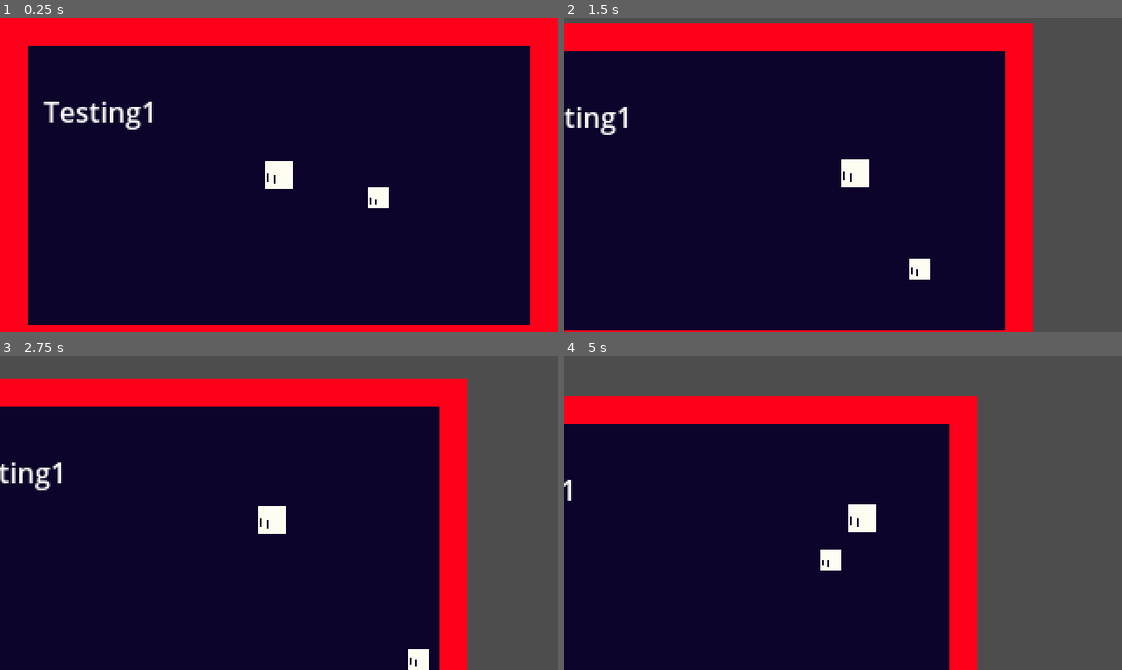
Above: before the commit, frames 1-4 (two rows, left to right).
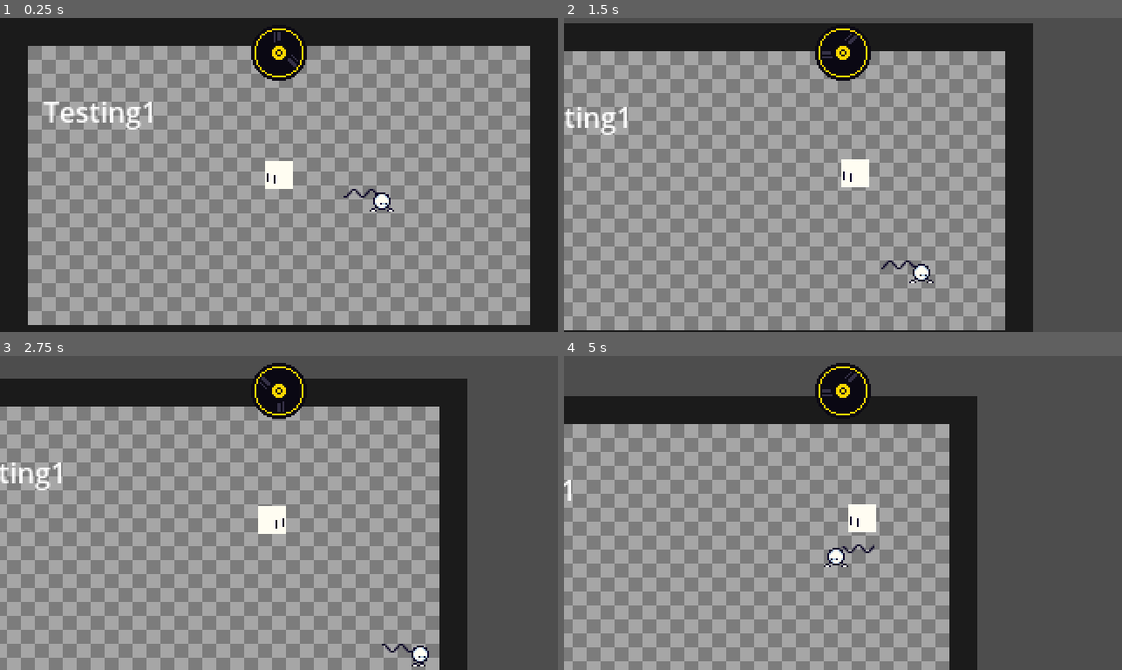
Above: after the commit, the same moments.

Repository: Propdev80/game-off
Game: Godot game, scene res://Scenes/root.tscn
Two runs of this game, one before a commit and one after it. Both use one fixed random seed, a clock stepped at 60 frames per second and the inputs below.
Inputs (mouse positions are in pixels of both pictures, inside the frame that each line leads up to):
- Up to frame 1 (0.25 s): no input
- Up to frame 2 (1.5 s): move the mouse to (965, 159) at 0.52 s; hold D (kRight) from 0.53 s (still down); tap W (kUp) at 0.77 s; move the mouse to (731, 190) at 1.27 s
- Up to frame 3 (2.75 s): tap W (kUp) at 1.52 s; move the mouse to (334, 443) at 2.02 s; release D (kRight) at 2.03 s; hold A (kLeft) from 2.03 s (still down)
- Up to frame 4 (5 s): move the mouse to (815, 575) at 2.77 s; release A (kLeft) at 2.78 s; hold D (kRight) 2.78-4.28 s; tap W (kUp) at 3.02, 3.77, 4.52 s; move the mouse to (1010, 560) at 3.52 s; tap F11 (full) at 4.15 s; move the mouse to (675, 465) at 4.27 s; hold A (kLeft) from 4.28 s (still down)

The runs differ from the first frame. In frame 1, 98% of the frame differs, in the area x 0-100%, y 0-100%; in frame 2, 81%; in frame 3, 77%; in frame 4, 65%.

Commit message:
Added sineling and beat manager
+ song

Diff:
--- /dev/null
+++ b/Scenes/beat_manager.tscn
@@ -0,0 +1,17 @@
+[gd_scene load_steps=3 format=3 uid="uid://lwxdhxqgnopb"]
+
+[ext_resource type="Script" uid="uid://l44pram5iyje" path="res://Scripts/beat_manager.gd" id="1_s7hx8"]
+[ext_resource type="AudioStream" uid="uid://ifbii6rrxcsb" path="res://Assets/holdersong.wav" id="2_e85sf"]
+
+[node name="BeatManager" type="Node2D"]
+script = ExtResource("1_s7hx8")
+
+[node name="AudioStreamPlayer2D" type="AudioStreamPlayer2D" parent="."]
+stream = ExtResource("2_e85sf")
+autoplay = true
+
+[node name="Timer" type="Timer" parent="."]
+wait_time = 1.6999999999999995
+autostart = true
+
+[connection signal="timeout" from="Timer" to="." method="_on_timer_timeout"]
--- a/Scenes/root.tscn
+++ b/Scenes/root.tscn
@@ -6,13 +6,13 @@
 [ext_resource type="PackedScene" uid="uid://dguxm65hcsxgj" path="res://Scenes/sineling.tscn" id="4_c3mwy"]
 [ext_resource type="PackedScene" uid="uid://xfjvqfb1l653" path="res://Scenes/camera.tscn" id="5_ckhy6"]
 [ext_resource type="Script" uid="uid://s7dxptt50y6a" path="res://Scripts/camera.gd" id="6_dun2r"]
+[ext_resource type="PackedScene" uid="uid://c5ok7ou0prih1" path="res://Scenes/ui.tscn" id="7_dun2r"]
 
 [node name="Root" type="Node2D" node_paths=PackedStringArray("currentRoom")]
 script = ExtResource("1_vnucn")
 currentRoom = NodePath("TestingZone")
 
 [node name="TestingZone" parent="." instance=ExtResource("2_8pvmw")]
-CameraMode = "Player"
 
 [node name="Sineling" parent="." instance=ExtResource("4_c3mwy")]
 position = Vector2(210, 96)
@@ -27,3 +27,5 @@
 script = ExtResource("6_dun2r")
 r = NodePath("..")
 p = NodePath("../Player")
+
+[node name="UI" parent="." instance=ExtResource("7_dun2r")]
--- a/Scenes/sineling.tscn
+++ b/Scenes/sineling.tscn
@@ -1,18 +1,170 @@
-[gd_scene load_steps=4 format=3 uid="uid://dguxm65hcsxgj"]
+[gd_scene load_steps=25 format=3 uid="uid://dguxm65hcsxgj"]
 
-[ext_resource type="Texture2D" uid="uid://d2fkuf3yg8272" path="res://Assets/Sprites/player.png" id="1_j420r"]
 [ext_resource type="Script" uid="uid://bejexgkg5ugwr" path="res://Scripts/sineling.gd" id="1_tmsrk"]
+[ext_resource type="Texture2D" uid="uid://b2injsysuvyuk" path="res://Assets/Sprites/sineling.png" id="2_tmsrk"]
+
+[sub_resource type="AtlasTexture" id="AtlasTexture_vmays"]
+atlas = ExtResource("2_tmsrk")
+region = Rect2(0, 0, 32, 16)
+
+[sub_resource type="AtlasTexture" id="AtlasTexture_qyob0"]
+atlas = ExtResource("2_tmsrk")
+region = Rect2(32, 0, 32, 16)
+
+[sub_resource type="AtlasTexture" id="AtlasTexture_su3rx"]
+atlas = ExtResource("2_tmsrk")
+region = Rect2(64, 0, 32, 16)
+
+[sub_resource type="AtlasTexture" id="AtlasTexture_wnnpq"]
+atlas = ExtResource("2_tmsrk")
+region = Rect2(96, 0, 32, 16)
+
+[sub_resource type="AtlasTexture" id="AtlasTexture_1r8qa"]
+atlas = ExtResource("2_tmsrk")
+region = Rect2(128, 0, 32, 16)
+
+[sub_resource type="AtlasTexture" id="AtlasTexture_iuvl2"]
+atlas = ExtResource("2_tmsrk")
+region = Rect2(160, 0, 32, 16)
+
+[sub_resource type="AtlasTexture" id="AtlasTexture_e7yo1"]
+atlas = ExtResource("2_tmsrk")
+region = Rect2(192, 0, 32, 16)
+
+[sub_resource type="AtlasTexture" id="AtlasTexture_k1vec"]
+atlas = ExtResource("2_tmsrk")
+region = Rect2(224, 0, 32, 16)
+
+[sub_resource type="AtlasTexture" id="AtlasTexture_2hiia"]
+atlas = ExtResource("2_tmsrk")
+region = Rect2(256, 0, 32, 16)
+
+[sub_resource type="AtlasTexture" id="AtlasTexture_dotv7"]
+atlas = ExtResource("2_tmsrk")
+region = Rect2(288, 0, 32, 16)
+
+[sub_resource type="AtlasTexture" id="AtlasTexture_2kswt"]
+atlas = ExtResource("2_tmsrk")
+region = Rect2(320, 0, 32, 16)
+
+[sub_resource type="AtlasTexture" id="AtlasTexture_hmfd8"]
+atlas = ExtResource("2_tmsrk")
+region = Rect2(352, 0, 32, 16)
+
+[sub_resource type="AtlasTexture" id="AtlasTexture_cnx8r"]
+atlas = ExtResource("2_tmsrk")
+region = Rect2(384, 0, 32, 16)
+
+[sub_resource type="AtlasTexture" id="AtlasTexture_jqjnk"]
+atlas = ExtResource("2_tmsrk")
+region = Rect2(416, 0, 32, 16)
+
+[sub_resource type="AtlasTexture" id="AtlasTexture_o0ddj"]
+atlas = ExtResource("2_tmsrk")
+region = Rect2(448, 0, 32, 16)
+
+[sub_resource type="AtlasTexture" id="AtlasTexture_oy6ut"]
+atlas = ExtResource("2_tmsrk")
+region = Rect2(480, 0, 32, 16)
+
+[sub_resource type="AtlasTexture" id="AtlasTexture_nv3jm"]
+atlas = ExtResource("2_tmsrk")
+region = Rect2(512, 0, 32, 16)
+
+[sub_resource type="AtlasTexture" id="AtlasTexture_ij5xx"]
+atlas = ExtResource("2_tmsrk")
+region = Rect2(544, 0, 32, 16)
+
+[sub_resource type="AtlasTexture" id="AtlasTexture_ykgdx"]
+atlas = ExtResource("2_tmsrk")
+region = Rect2(576, 0, 32, 16)
+
+[sub_resource type="AtlasTexture" id="AtlasTexture_8358o"]
+atlas = ExtResource("2_tmsrk")
+region = Rect2(608, 0, 32, 16)
+
+[sub_resource type="SpriteFrames" id="SpriteFrames_wqqau"]
+animations = [{
+"frames": [{
+"duration": 1.0,
+"texture": SubResource("AtlasTexture_vmays")
+}, {
+"duration": 1.0,
+"texture": SubResource("AtlasTexture_qyob0")
+}, {
+"duration": 1.0,
+"texture": SubResource("AtlasTexture_su3rx")
+}, {
+"duration": 1.0,
+"texture": SubResource("AtlasTexture_wnnpq")
+}, {
+"duration": 1.0,
+"texture": SubResource("AtlasTexture_1r8qa")
+}, {
+"duration": 1.0,
+"texture": SubResource("AtlasTexture_iuvl2")
+}, {
+"duration": 1.0,
+"texture": SubResource("AtlasTexture_e7yo1")
+}, {
+"duration": 1.0,
+"texture": SubResource("AtlasTexture_k1vec")
+}, {
+"duration": 1.0,
+"texture": SubResource("AtlasTexture_2hiia")
+}, {
+"duration": 1.0,
+"texture": SubResource("AtlasTexture_dotv7")
+}, {
+"duration": 1.0,
+"texture": SubResource("AtlasTexture_2kswt")
+}, {
+"duration": 1.0,
+"texture": SubResource("AtlasTexture_hmfd8")
+}, {
+"duration": 1.0,
+"texture": SubResource("AtlasTexture_cnx8r")
+}, {
+"duration": 1.0,
+"texture": SubResource("AtlasTexture_jqjnk")
+}, {
+"duration": 1.0,
+"texture": SubResource("AtlasTexture_o0ddj")
+}, {
+"duration": 1.0,
+"texture": SubResource("AtlasTexture_oy6ut")
+}, {
+"duration": 1.0,
+"texture": SubResource("AtlasTexture_nv3jm")
+}, {
+"duration": 1.0,
+"texture": SubResource("AtlasTexture_ij5xx")
+}, {
+"duration": 1.0,
+"texture": SubResource("AtlasTexture_ykgdx")
+}, {
+"duration": 1.0,
+"texture": SubResource("AtlasTexture_8358o")
+}],
+"loop": true,
+"name": &"default",
+"speed": 10.0
+}]
 
 [sub_resource type="RectangleShape2D" id="RectangleShape2D_j420r"]
-size = Vector2(12, 12)
+size = Vector2(10, 14)
 
 [node name="Sineling" type="CharacterBody2D"]
 z_index = 10
 script = ExtResource("1_tmsrk")
 
-[node name="Player" type="Sprite2D" parent="."]
-scale = Vector2(0.75, 0.75)
-texture = ExtResource("1_j420r")
+[node name="Sprites" type="AnimatedSprite2D" parent="."]
+position = Vector2(7, 0)
+sprite_frames = SubResource("SpriteFrames_wqqau")
+autoplay = "default"
+frame = 6
+frame_progress = 0.6501122
 
 [node name="CollisionShape2D" type="CollisionShape2D" parent="."]
+position = Vector2(-1, 1)
 shape = SubResource("RectangleShape2D_j420r")
--- /dev/null
+++ b/Scenes/ui.tscn
@@ -0,0 +1,58 @@
+[gd_scene load_steps=6 format=3 uid="uid://c5ok7ou0prih1"]
+
+[ext_resource type="Texture2D" uid="uid://5b0wsvnyfi3o" path="res://Assets/Sprites/disc.png" id="1_jxero"]
+[ext_resource type="Script" uid="uid://ck4p6gw4cmf7m" path="res://Scripts/ui.gd" id="1_qdvrb"]
+
+[sub_resource type="Animation" id="Animation_nf4gj"]
+resource_name = "idle"
+length = 1.7
+loop_mode = 1
+tracks/0/type = "value"
+tracks/0/imported = false
+tracks/0/enabled = true
+tracks/0/path = NodePath("Sprite2D:rotation")
+tracks/0/interp = 1
+tracks/0/loop_wrap = true
+tracks/0/keys = {
+"times": PackedFloat32Array(0, 0.425, 0.85, 1.275, 1.7),
+"transitions": PackedFloat32Array(1000000, 1000000, 1000000, 1000000, 1000000),
+"update": 0,
+"values": [0.0, 1.5707963267948966, 3.141592653589793, 4.71238898038469, 6.283185307179586]
+}
+
+[sub_resource type="Animation" id="Animation_2246s"]
+length = 0.001
+tracks/0/type = "value"
+tracks/0/imported = false
+tracks/0/enabled = true
+tracks/0/path = NodePath("Sprite2D:rotation")
+tracks/0/interp = 1
+tracks/0/loop_wrap = true
+tracks/0/keys = {
+"times": PackedFloat32Array(0),
+"transitions": PackedFloat32Array(1),
+"update": 0,
+"values": [0.0]
+}
+
+[sub_resource type="AnimationLibrary" id="AnimationLibrary_q7pk6"]
+_data = {
+&"RESET": SubResource("Animation_2246s"),
+&"idle": SubResource("Animation_nf4gj")
+}
+
+[node name="UI" type="Node2D"]
+script = ExtResource("1_qdvrb")
+
+[node name="CanvasLayer" type="CanvasLayer" parent="."]
+layer = 5
+
+[node name="Sprite2D" type="Sprite2D" parent="CanvasLayer"]
+position = Vector2(160, 20)
+texture = ExtResource("1_jxero")
+
+[node name="AnimationPlayer" type="AnimationPlayer" parent="CanvasLayer"]
+libraries = {
+&"": SubResource("AnimationLibrary_q7pk6")
+}
+autoplay = "idle"
--- a/Scripts/Global.gd
+++ b/Scripts/Global.gd
@@ -7,8 +7,8 @@
 func _process(_delta: float) -> void:
 	# Set Fullscreen
 	if Input.is_action_just_pressed("full"):
+		if DisplayServer.window_get_mode() != DisplayServer.WINDOW_MODE_FULLSCREEN:
+			DisplayServer.window_set_mode(DisplayServer.WINDOW_MODE_FULLSCREEN)
+			return
 		if DisplayServer.window_get_mode() == DisplayServer.WINDOW_MODE_FULLSCREEN:
 			DisplayServer.window_set_mode(DisplayServer.WINDOW_MODE_WINDOWED)
-			return
-		if DisplayServer.window_get_mode() == DisplayServer.WINDOW_MODE_WINDOWED:
-			DisplayServer.window_set_mode(DisplayServer.WINDOW_MODE_FULLSCREEN)
--- /dev/null
+++ b/Scripts/beat_manager.gd
@@ -0,0 +1,11 @@
+extends Node2D
+
+# Signals
+
+signal beat
+
+# Functions
+
+func _on_timer_timeout() -> void:
+	print("beat")
+	beat.emit()
--- a/Scripts/camera.gd
+++ b/Scripts/camera.gd
@@ -10,9 +10,9 @@
 
 func _ready() -> void:
 	r.newRoom.connect(newRoom)
+	BeatManager.beat.connect(onBeat)
 
 func _process(_delta: float) -> void:
-
 	if c.CameraMode == "Player":
 		global_position = lerp(p.global_position, get_global_mouse_position(), 0.1)
 
@@ -20,3 +20,6 @@
 	c = r.currentRoom
 	if c.CameraMode == "Static":
 		global_position = Vector2(160, 90)
+
+func onBeat():
+	pass
--- a/Scripts/player.gd
+++ b/Scripts/player.gd
@@ -8,6 +8,9 @@
 # Variables
 
 @export var r : Root
+
+@onready var sprites: AnimatedSprite2D = $PlayerSprites
+@onready var collision: CollisionShape2D = $CollisionShape2D
 
 # Functions
 
@@ -22,5 +25,13 @@
 	velocity.y = Input.get_axis("kUp", "kDown") * WALK_SPEED
 	move_and_slide()
 
+	# Appearance
+
+	#Flip the character depending on mouse position
+	if global_position < get_global_mouse_position():
+		sprites.flip_h = true
+	else:
+		sprites.flip_h = false
+
 func changePos():
 	global_position = r.currentRoom.startPosition
--- a/Scripts/sineling.gd
+++ b/Scripts/sineling.gd
@@ -7,10 +7,19 @@
 # Variables
 
 var Direction : Vector2 = Vector2(1, 1) # The direction the sineling will go
+@onready var sprites: AnimatedSprite2D = $Sprites
 
 # Functions
 
 func _physics_process(_delta: float) -> void:
+
+	if Direction.x < 0:
+		sprites.flip_h = false
+		sprites.position.x = 7
+	else:
+		sprites.flip_h = true
+		sprites.position.x = -7
+
 	# Bouncing
 	if is_on_ceiling():
 		Direction.y = 1
--- /dev/null
+++ b/Scripts/ui.gd
@@ -0,0 +1,16 @@
+extends Node2D
+
+# Variables
+
+@onready var sprite: Sprite2D = $CanvasLayer/Sprite2D
+
+# Functions
+
+func _ready() -> void:
+	BeatManager.beat.connect(onBeat)
+
+func _process(delta: float) -> void:
+	sprite.scale = lerp(sprite.scale, Vector2.ONE, 0.1)
+
+func onBeat():
+	sprite.scale = Vector2(1.75, 1.75)
--- a/project.godot
+++ b/project.godot
@@ -18,6 +18,7 @@
 [autoload]
 
 Global="*res://Scripts/Global.gd"
+BeatManager="*res://Scenes/beat_manager.tscn"
 
 [display]
 
Binary file added: Assets/Sprites/disc.png
Not shown, added: Assets/Sprites/disc.png.import
Binary file added: Assets/Sprites/sineling.png
Not shown, added: Assets/Sprites/sineling.png.import
Binary file changed: Assets/Sprites/testtiles.png
Not shown, added: Assets/holdersong.wav.import
Not shown: 1 places in Scenes/root.tscn that only renumber resources
Not shown, added: Scripts/beat_manager.gd.uid
Not shown, added: Scripts/ui.gd.uid
Not shown, added: Assets/holdersong.wav
